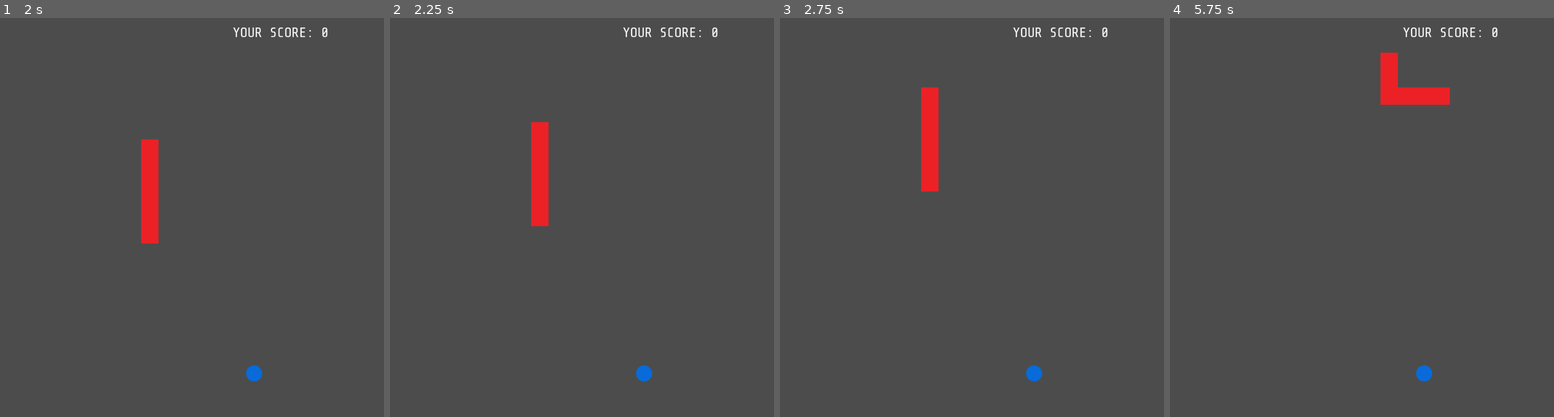
Above: before the commit, frames 1-4 (left to right).
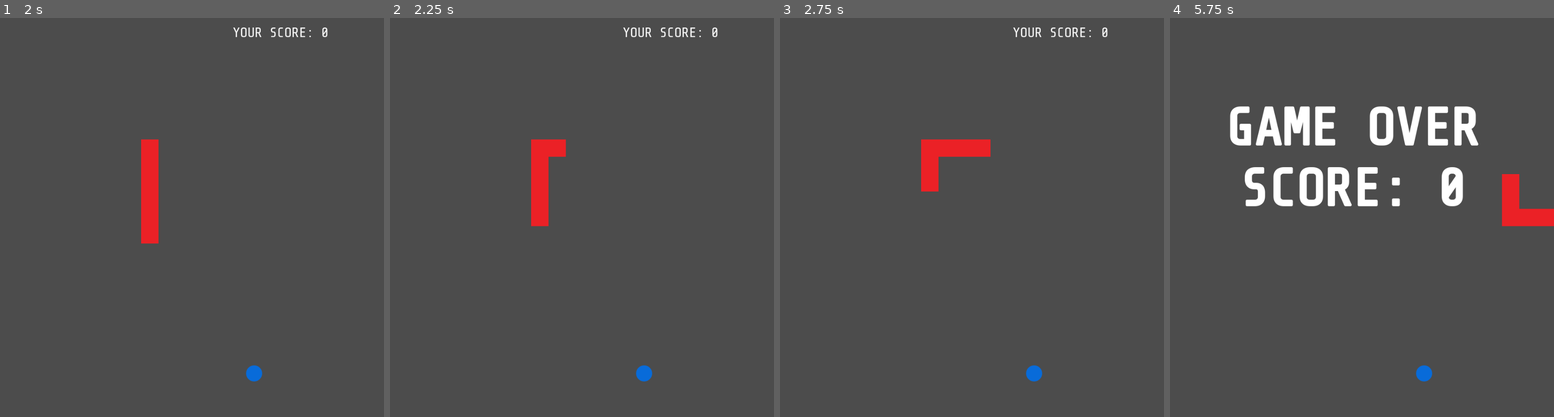
Above: after the commit, the same moments.

Repository: OperatingOpenShift/s3e
Game: Godot game, scene res://Game.tscn
The game is run twice, just before and just after one commit, with the same random seed, the same clock (stepped at 60 frames per second) and the same inputs.
Inputs (mouse positions are in pixels of both pictures, inside the frame that each line leads up to):
- Up to frame 1 (2 s): click (180, 325) at 0.52 s; click (172, 69) at 1.27 s
- Up to frame 2 (2.25 s): click (697, 189) at 2.02 s
- Up to frame 3 (2.75 s): no input
- Up to frame 4 (5.75 s): click (1227, 197) at 2.77 s; tap Enter at 3.5 s; hold Right 3.53-4.28 s; hold Down 4.28-5.03 s; hold Right from 5.03 s (still down)

Frame 1 is identical in both runs. In frame 2, 0.4% of the frame differs, in the area x 36-46%, y 26-35%; in frame 3, 1.2%; in frame 4, 8.0%, in the area x 15-100%, y 2-53%.

Commit message:
add buttons

Diff:
--- a/game/Game.gd
+++ b/game/Game.gd
@@ -129,21 +129,14 @@
 
 func _input(ev):
 	if ev is InputEventKey:
-		if gameOver && allowNewGame:
-			resetGame()
-			return
-
-		if !allowMovement:
-			return
-
-		if ev.scancode == KEY_RIGHT && dir != 2:
-			dir = 0
+		if ev.scancode == KEY_RIGHT:
+			moveRight()
 		if ev.scancode == KEY_DOWN && dir != 3:
-			dir = 1
+			moveDown()
 		if ev.scancode == KEY_LEFT && dir != 0:
-			dir = 2
+			moveLeft()
 		if ev.scancode == KEY_UP && dir != 1:
-			dir = 3
+			moveUp()
 
 
 func _enable_newgame():
@@ -154,3 +147,41 @@
 func allowMovement():
 	allowMovement = true
 	pass # Replace with function body.
+
+func move(newDir):
+	if gameOver && allowNewGame:
+			resetGame()
+			return
+
+	if !allowMovement:
+		return
+	dir = newDir
+
+func moveRight():
+	if dir != 2:
+		move(0)
+
+func moveDown():
+	if dir != 3:
+		move(1)
+
+func moveLeft():
+	if dir != 0:
+		move(2)
+
+func moveUp():
+	if dir != 1:
+		move(3)
+
+
+func _on_DownButton_pressed():
+	moveDown()
+
+func _on_UpButton_pressed():
+	moveUp()
+
+func _on_RightButton_pressed():
+	moveRight()
+
+func _on_LeftButton_pressed():
+	moveLeft()
--- a/game/Game.tscn
+++ b/game/Game.tscn
@@ -49,6 +49,17 @@
 outline_size = 3
 font_data = SubResource( 4 )
 
+[sub_resource type="StyleBoxEmpty" id=7]
+
+[sub_resource type="StyleBoxEmpty" id=8]
+
+[sub_resource type="StyleBoxEmpty" id=9]
+
+[sub_resource type="StyleBoxFlat" id=6]
+bg_color = Color( 1, 0, 0, 0 )
+corner_radius_top_left = 20
+corner_radius_top_right = 20
+
 [node name="Game" type="Node2D"]
 script = ExtResource( 3 )
 
@@ -93,6 +104,69 @@
 [node name="AllowMovementTimer" type="Timer" parent="."]
 wait_time = 0.158
 one_shot = true
+
+[node name="DownButton" type="Button" parent="."]
+margin_left = 249.0
+margin_top = 483.0
+margin_right = 261.0
+margin_bottom = 503.0
+rect_scale = Vector2( 33.3904, 22.1764 )
+custom_styles/hover = SubResource( 7 )
+custom_styles/pressed = SubResource( 8 )
+custom_styles/focus = SubResource( 9 )
+custom_styles/normal = SubResource( 6 )
+__meta__ = {
+"_edit_use_anchors_": false
+}
+
+[node name="UpButton" type="Button" parent="."]
+margin_left = 637.0
+margin_top = 339.0
+margin_right = 649.0
+margin_bottom = 359.0
+rect_rotation = -180.0
+rect_scale = Vector2( 33.3904, 22.1764 )
+custom_styles/hover = SubResource( 7 )
+custom_styles/pressed = SubResource( 8 )
+custom_styles/focus = SubResource( 9 )
+custom_styles/normal = SubResource( 6 )
+__meta__ = {
+"_edit_use_anchors_": false
+}
+
+[node name="RightButton" type="Button" parent="."]
+margin_left = 523.0
+margin_top = 599.0
+margin_right = 535.0
+margin_bottom = 619.0
+rect_rotation = -90.0
+rect_scale = Vector2( 33.3904, 22.1764 )
+custom_styles/hover = SubResource( 7 )
+custom_styles/pressed = SubResource( 8 )
+custom_styles/focus = SubResource( 9 )
+custom_styles/normal = SubResource( 6 )
+__meta__ = {
+"_edit_use_anchors_": false
+}
+
+[node name="LeftButton" type="Button" parent="."]
+margin_left = 388.0
+margin_top = 213.0
+margin_right = 400.0
+margin_bottom = 233.0
+rect_rotation = -270.0
+rect_scale = Vector2( 33.3904, 22.1764 )
+custom_styles/hover = SubResource( 7 )
+custom_styles/pressed = SubResource( 8 )
+custom_styles/focus = SubResource( 9 )
+custom_styles/normal = SubResource( 6 )
+__meta__ = {
+"_edit_use_anchors_": false
+}
 [connection signal="timeout" from="StepTimer" to="." method="step"]
 [connection signal="timeout" from="NewGameTimer" to="." method="_enable_newgame"]
 [connection signal="timeout" from="AllowMovementTimer" to="." method="allowMovement"]
+[connection signal="pressed" from="DownButton" to="." method="_on_DownButton_pressed"]
+[connection signal="pressed" from="UpButton" to="." method="_on_UpButton_pressed"]
+[connection signal="pressed" from="RightButton" to="." method="_on_RightButton_pressed"]
+[connection signal="pressed" from="LeftButton" to="." method="_on_LeftButton_pressed"]
Not shown: 1 places in game/Game.tscn that only renumber resources
Not shown, changed: game/export/index.pck
